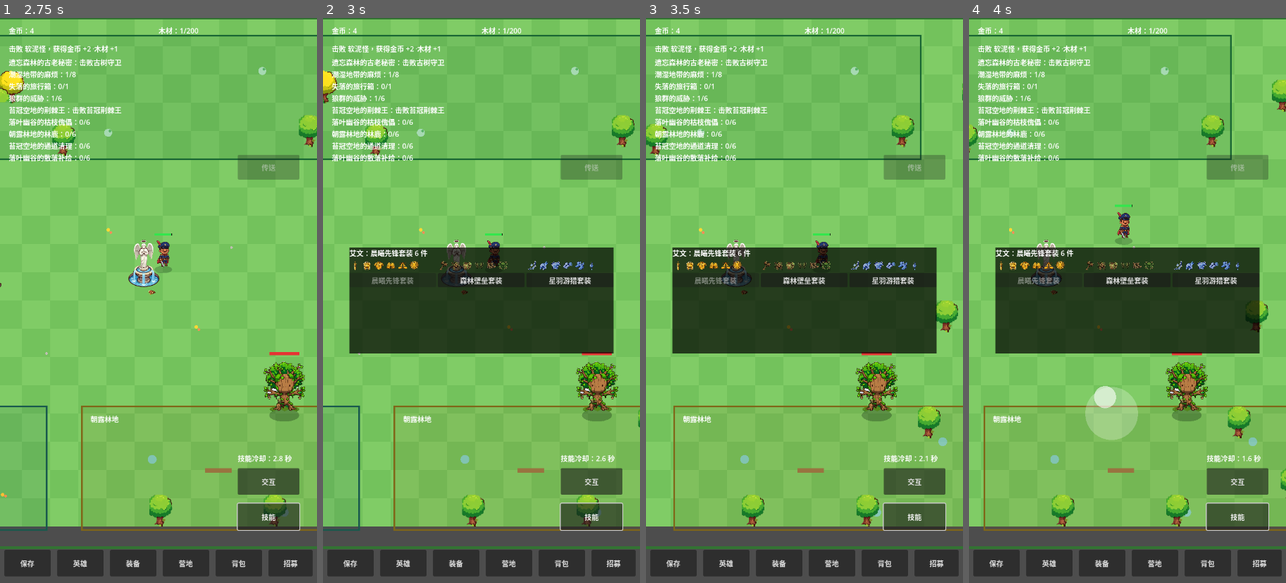
Above: before the commit, frames 1-4 (left to right).
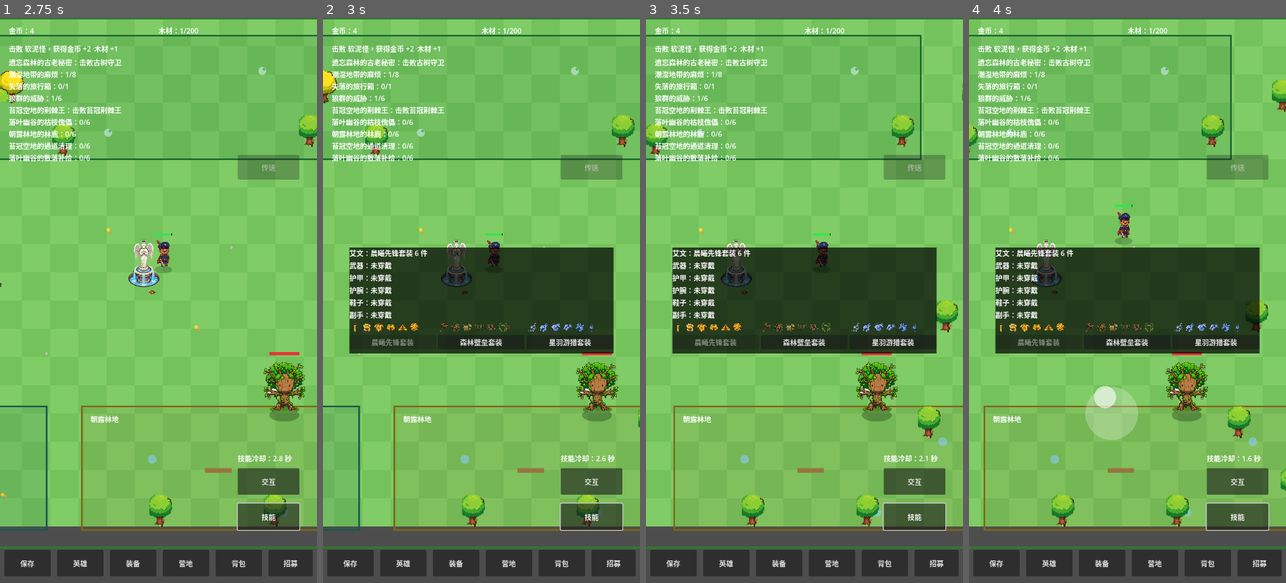
Above: after the commit, the same moments.

Repository: oneyi53/game
Game: Godot game, scene res://scenes/main.tscn
The game is run twice, just before and just after one commit, with the same random seed, the same clock (stepped at 60 frames per second) and the same inputs.
Inputs (mouse positions are in pixels of both pictures, inside the frame that each line leads up to):
- Up to frame 1 (2.75 s): click "技能" at 0.5 s; tap Enter at 1.25 s; move the mouse to (228, 272) at 1.27 s; hold Right (ui_right) 1.28-2 s; tap E at 1.35 s; click (228, 272) at 1.42 s; tap Space at 1.52 s; drag from (95, 328) to (196, 283) at 2.02 s
- Up to frame 2 (3 s): move the mouse to (513, 176) at 2.77 s; hold Right (ui_right) from 2.78 s (still down); tap Q at 2.85 s
- Up to frame 3 (3.5 s): keep holding Right (ui_right)
- Up to frame 4 (4 s): release Right (ui_right) at 3.5 s; drag from (1111, 413) to (1032, 215) at 3.52 s

Frame 1 is identical in both runs. In frame 2, 2.0% of the frame differs, in the area x 8-86%, y 43-59%; in frame 3, 2.0%; in frame 4, 1.9%.

Commit message:
feat: show loose gear slots and unequip controls

Diff:
--- a/scripts/ui/equip_panel.gd
+++ b/scripts/ui/equip_panel.gd
@@ -4,6 +4,7 @@
 # Set swapping remains atomic; the original six-piece PNGs are now
 # displayed in each set card so all available equipment art is visible.
 signal swap_requested(hero_id, set_id)
+signal unequip_requested(hero_id, slot)
 
 @onready var panel_label: RichTextLabel = $PanelLabel
 
@@ -95,6 +96,24 @@
         var row_label: Label = Label.new()
         row_label.text = str(hero.hero_name) + ("：未穿戴套装" if current == "" else "：" + manager.set_name(current) + " 6 件")
         list_box.add_child(row_label)
+        var worn: Dictionary = manager.loose_equipped_for_hero(hero_id)
+        var slot_names: Dictionary = {"weapon": "武器", "chest": "护甲", "gloves": "护腕", "boots": "鞋子", "offhand": "副手"}
+        for slot_value in ["weapon", "chest", "gloves", "boots", "offhand"]:
+            var slot: String = str(slot_value)
+            var gear_row := HBoxContainer.new()
+            gear_row.size_flags_horizontal = Control.SIZE_EXPAND_FILL
+            var gear_label := Label.new()
+            var item_id: String = str(worn.get(slot, ""))
+            var item_entry = manager_item(item_id)
+            gear_label.text = str(slot_names[slot]) + "：" + ("未穿戴" if item_id == "" else str(item_entry.get("name", item_id)))
+            gear_label.size_flags_horizontal = Control.SIZE_EXPAND_FILL
+            gear_row.add_child(gear_label)
+            if item_id != "":
+                var remove_button := Button.new()
+                remove_button.text = "卸下"
+                remove_button.pressed.connect(_on_unequip_button_pressed.bind(hero_id, slot))
+                gear_row.add_child(remove_button)
+            list_box.add_child(gear_row)
         var sets_row: HBoxContainer = HBoxContainer.new()
         sets_row.size_flags_horizontal = Control.SIZE_EXPAND_FILL
         list_box.add_child(sets_row)
@@ -121,5 +140,20 @@
             button.pressed.connect(_on_set_button_pressed.bind(hero_id, set_id))
             card.add_child(button)
 
+func manager_item(item_id: String) -> Dictionary:
+    if item_id == "":
+        return {}
+    # The manager keeps validated item ids; display text is supplied by the UI
+    # via the shared item definitions assigned by set_data.
+    return item_definitions.get(item_id, {})
+
+var item_definitions: Dictionary = {}
+
+func set_item_definitions(definitions: Dictionary) -> void:
+    item_definitions = definitions
+
+func _on_unequip_button_pressed(hero_id: String, slot: String) -> void:
+    unequip_requested.emit(hero_id, slot)
+
 func _on_set_button_pressed(hero_id: String, set_id: String) -> void:
     swap_requested.emit(hero_id, set_id)
